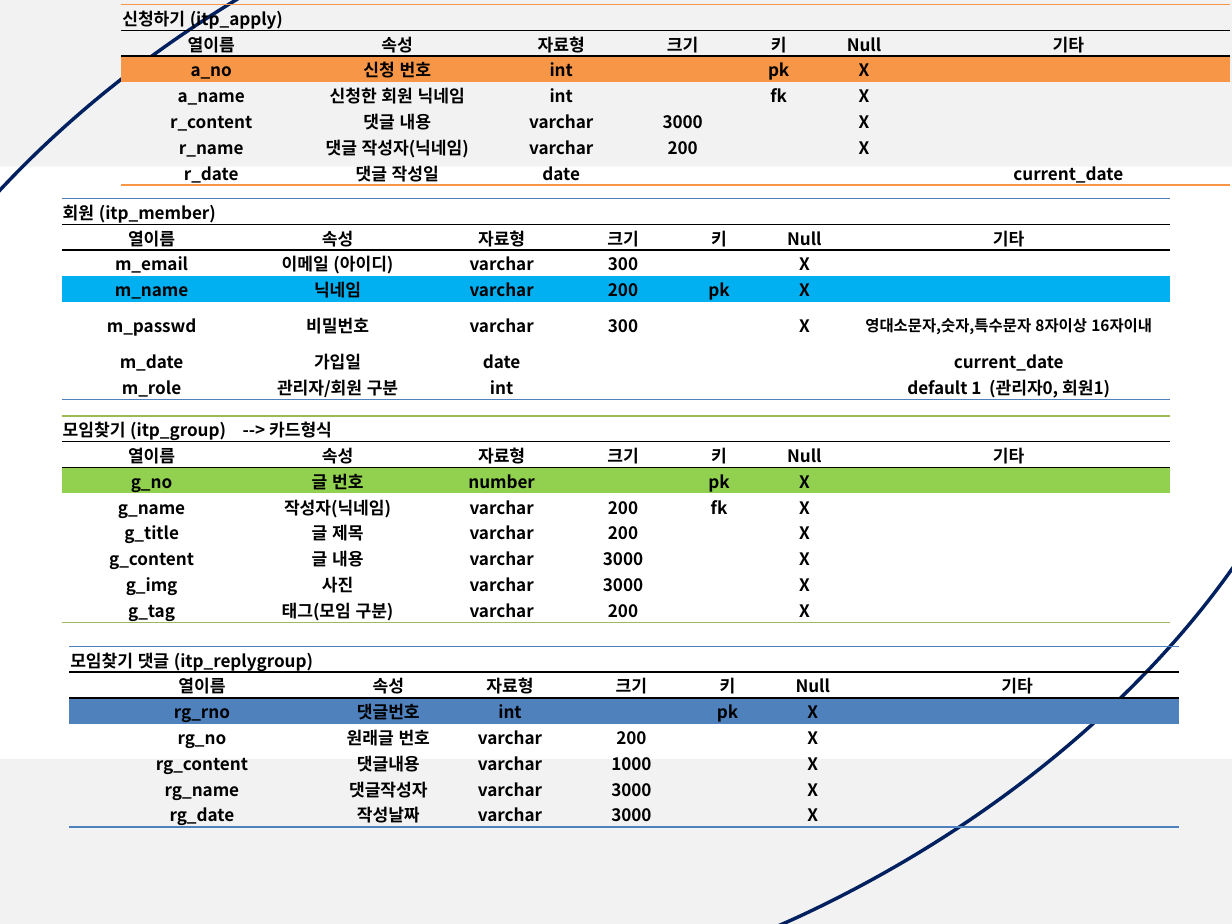
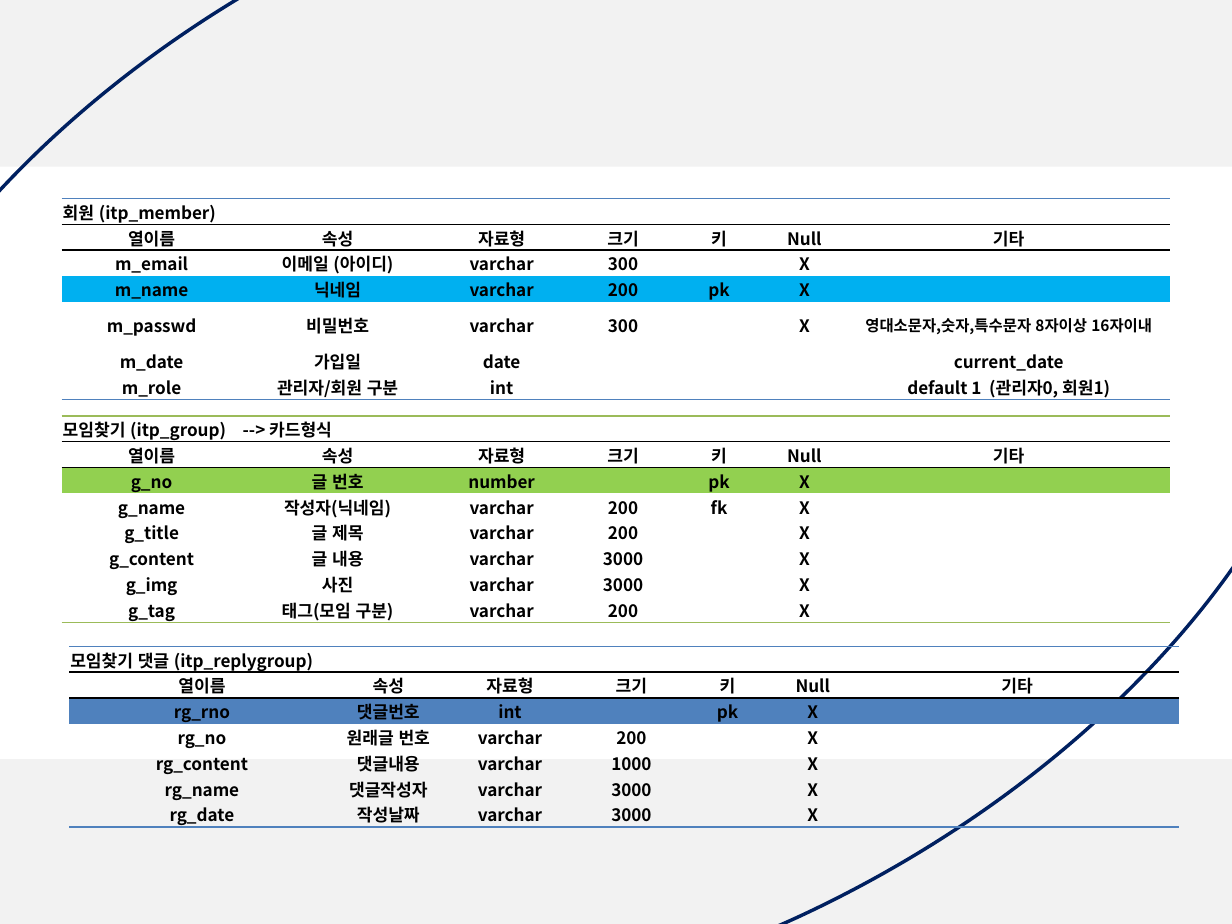
Before and after one commit to yeajinlee/ITP-team, a slide deck: slide 22 of multi_final/문서/3차 5조 2-15일 발표 자료(최종)/final_project_03.15 발표.pptx. Drawn at 1232x924 pixels with LibreOffice and Linux fonts; fonts in the diff are those of the drawing. Boxes give left, top, right and bottom in pixels: in the first picture for what was removed or moved away, otherwise in the second. Text is boxed around its words. In the diff, an @@ line names an element or a change of style, - is before the commit and + after.

```diff
--- a/multi_final/문서/3차 5조 2-15일 발표 자료(최종)/final_project_03.15 발표.pptx
+++ b/multi_final/문서/3차 5조 2-15일 발표 자료(최종)/final_project_03.15 발표.pptx
@@ table removed at [121,5,1228,189], 7 rows, 7 columns @@
-신청하기 (itp_apply) |  |  |  |  |  | 
-열이름 | 속성 | 자료형 | 크기 | 키 | Null | 기타
-a_no | 신청 번호 | int |  | pk | X | 
-a_name | 신청한 회원 닉네임 | int |  | fk | X | 
-r_content | 댓글 내용 | varchar | 3000 |  | X | 
-r_name | 댓글 작성자(닉네임) | varchar | 200 |  | X | 
-r_date | 댓글 작성일 | date |  |  |  | current_date
```
Also in this commit, not shown: 1 slide added, 1 other file.
